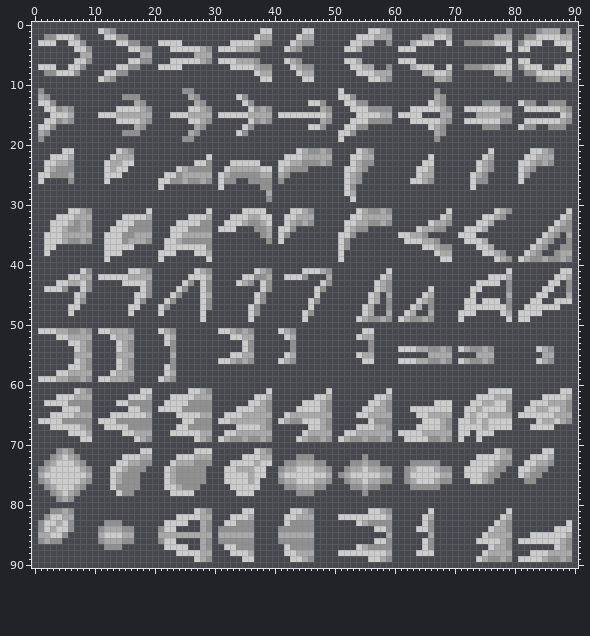
Two versions of one pixel-art file, Assets/_ChromaCrusade/Sprites/Game/ShipParts/CCShipParts_Reduced.aseprite. Above: the version before the commit.
91x91 pixels, 1 frame.
After:
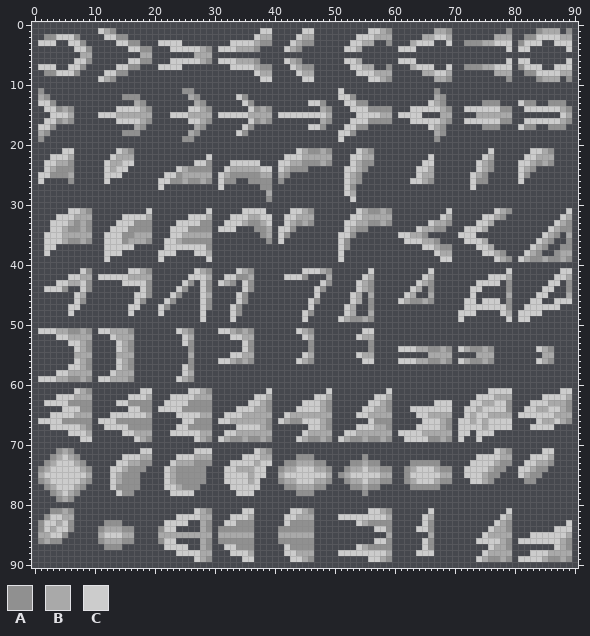
Palette (. is transparent): A #909090  B #a9a9a9  C #cccccc
Edits made:
Layer "Wings2Modular":
The author put colour A in row 41 at x 36; in row 42 at x 34; in row 43 at x 33, 56 and 66; in row 44 at x 36 and 56; in row 45 at x 35; in row 46 at x 35 and 63.
The author put colour A in rows 47 to 48 at x 34; in row 49 at x 53; in row 51 at x 26 and 46; in rows 53 to 54 at x 26 and 46; in row 56 at x 26 and 46; in row 57 at x 26.
The author put colour A in row 59 at x 26.
Colour B becomes colour A in row 47 at x 56.
Colour C becomes colour A in row 42 at x 35; in row 44 at x 66; in row 46 at x 56 and 64; in row 49 at x 54.
The author put colour B in row 41 at x 35; in row 42 at x 56 and 66; in row 43 at x 32, 55 and 65; in row 44 at x 55 and 64; in row 45 at x 54 and 63; in row 46 at x 54 and 62.
The author put colour B in rows 47 to 48 at x 53; in row 49 at x 52; in row 51 at x 25 and 45; in row 52 at x 26 and 46; in row 55 at x 26 and 46; in row 56 at x 45.
The author put colour B in row 58 at x 26; in row 59 at x 25.
Colour C becomes colour B in row 42 at x 36; in row 45 at x 56.
The author put colour C in row 41 at x 34, 56 and 66; in row 42 at x 32 to 33, 55 and 65; in row 43 at x 31, 54 and 64; in row 44 at x 35, 54 and 63; in row 45 at x 34, 53 and 62; in row 46 at x 34, 53 and 61.
The author put colour C in rows 47 to 48 at x 33 and 52; in row 49 at x 33 and 51; in row 51 at x 24 and 44; in row 52 at x 25 and 45; in row 53 at x 25; in row 55 at x 45.
The author put colour C in row 56 at x 44; in rows 57 to 58 at x 25; in row 59 at x 24.
Colour B becomes colour C in row 43 at x 35.
The author cleared colour A in row 41 at x 39; in row 42 at x 37 to 38; in rows 43 to 44 at x 39 and 59; in row 45 at x 38; in row 46 at x 38 and 59; in row 47 at x 37, 59 and 66.
The author cleared colour A in row 48 at x 37; in row 49 at x 57, 59, 63 to 64 and 66; in row 51 at x 23 and 43; in rows 53 to 54 at x 23 and 43; in row 56 at x 23 and 43; in row 57 at x 23.
The author cleared colour A in row 59 at x 23.
The author cleared colour B in row 41 at x 38; in row 42 at x 39 and 59; in rows 43 to 44 at x 58; in row 45 at x 57 and 59; in row 46 at x 57; in row 47 at x 64.
The author cleared colour B in row 48 at x 59, 63 and 66; in row 49 at x 58, 62 and 65; in row 51 at x 22 and 42; in row 52 at x 23 and 43; in row 55 at x 23 and 43; in row 56 at x 42.
The author cleared colour B in row 58 at x 23; in row 59 at x 22.
The author cleared colour C in row 41 at x 37 and 59; in row 42 at x 58; in row 43 at x 34, 38 and 57; in row 44 at x 38 and 57; in row 45 at x 37 and 65; in row 46 at x 37.
The author cleared colour C in row 47 at x 36, 55 and 63; in row 48 at x 36, 55 and 62; in row 49 at x 36 and 61; in row 51 at x 21 and 41; in row 52 at x 22 and 42; in row 53 at x 22.
The author cleared colour C in row 55 at x 42; in row 56 at x 41; in rows 57 to 58 at x 22; in row 59 at x 21.
Pixel boxes of the changes (left, top, right, bottom) in both pictures:
changed: (218, 268, 314, 364)
changed: (338, 268, 434, 322)
changed: (158, 328, 194, 382)
